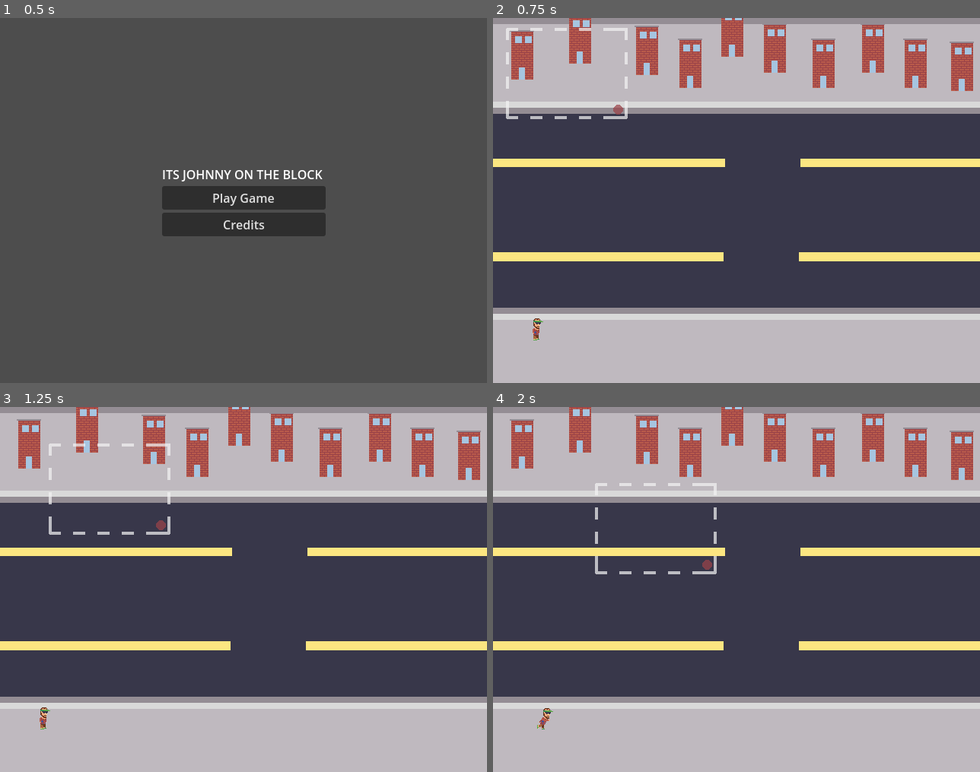
Above: before the commit, frames 1-4 (two rows, left to right).
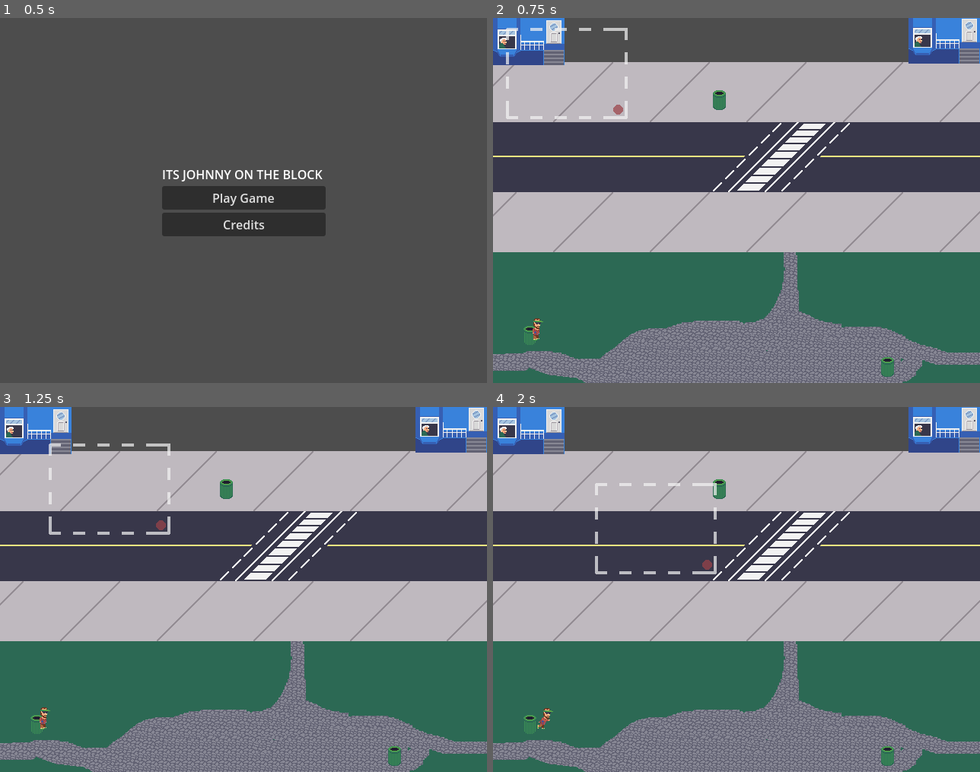
Above: after the commit, the same moments.

Repository: CarsonWebster/Game-of-Gags
Game: Godot game, scene res://Scenes/main_menu.tscn
The game is run twice, just before and just after one commit, with the same random seed, the same clock (stepped at 60 frames per second) and the same inputs.
Inputs:
- Up to frame 1 (0.5 s): no input
- Up to frame 2 (0.75 s): click "Play Game" at 0.5 s
- Up to frame 3 (1.25 s): no input
- Up to frame 4 (2 s): hold D (walk_right) from 1.28 s (still down); tap K (attack2) at 1.35 s

Frame 1 is identical in both runs. In frame 2, 75% of the frame differs, in the area x 0-100%, y 0-100%; in frame 3, 75%; in frame 4, 75%.

Commit message:
Game Background

Diff:
--- a/Scenes/world.tscn
+++ b/Scenes/world.tscn
@@ -1,9 +1,8 @@
-[gd_scene load_steps=10 format=3 uid="uid://crir22q4u68vv"]
+[gd_scene load_steps=9 format=3 uid="uid://crir22q4u68vv"]
 
 [ext_resource type="Script" path="res://Scripts/world.gd" id="1_qxqoa"]
 [ext_resource type="PackedScene" uid="uid://yx8ru4t7xdym" path="res://Scenes/player.tscn" id="1_xncld"]
-[ext_resource type="Texture2D" uid="uid://kca2x1hh2ne6" path="res://Assets/Enviroment/road-sidewalk-test.png" id="2_8regs"]
-[ext_resource type="Texture2D" uid="uid://bbc466b3pl0md" path="res://Assets/Enviroment/horrible-building.png" id="3_lwsj5"]
+[ext_resource type="Texture2D" uid="uid://dywb4ubvd37xh" path="res://Assets/Enviroment/background-test-1.png" id="2_mgf81"]
 [ext_resource type="Script" path="res://Scripts/VictimSpawner.gd" id="5_jkvxr"]
 [ext_resource type="PackedScene" uid="uid://dvb3olf4lg2tn" path="res://Scenes/victim.tscn" id="6_3uc5o"]
 [ext_resource type="Script" path="res://Scenes/MovingCamera.gd" id="7_al342"]
@@ -17,57 +16,10 @@
 metadata/_edit_lock_ = true
 
 [node name="Enviroment" type="Node2D" parent="."]
-position = Vector2(0, 1)
 
-[node name="Road" type="Sprite2D" parent="Enviroment"]
-position = Vector2(330.301, 124.735)
-scale = Vector2(24.7688, 3.92923)
-texture = ExtResource("2_8regs")
-
-[node name="Road2" type="Sprite2D" parent="Enviroment"]
-position = Vector2(329, 380)
-scale = Vector2(24.7688, -4.07077)
-texture = ExtResource("2_8regs")
-
-[node name="Horrible-building" type="Sprite2D" parent="Enviroment"]
-position = Vector2(42, 46)
-texture = ExtResource("3_lwsj5")
-
-[node name="Horrible-building2" type="Sprite2D" parent="Enviroment"]
-position = Vector2(118, 25)
-texture = ExtResource("3_lwsj5")
-
-[node name="Horrible-building3" type="Sprite2D" parent="Enviroment"]
-position = Vector2(206, 40)
-texture = ExtResource("3_lwsj5")
-
-[node name="Horrible-building4" type="Sprite2D" parent="Enviroment"]
-position = Vector2(263, 57)
-texture = ExtResource("3_lwsj5")
-
-[node name="Horrible-building5" type="Sprite2D" parent="Enviroment"]
-position = Vector2(318, 16)
-texture = ExtResource("3_lwsj5")
-
-[node name="Horrible-building6" type="Sprite2D" parent="Enviroment"]
-position = Vector2(374, 37)
-texture = ExtResource("3_lwsj5")
-
-[node name="Horrible-building7" type="Sprite2D" parent="Enviroment"]
-position = Vector2(438, 57)
-texture = ExtResource("3_lwsj5")
-
-[node name="Horrible-building8" type="Sprite2D" parent="Enviroment"]
-position = Vector2(503, 37)
-texture = ExtResource("3_lwsj5")
-
-[node name="Horrible-building9" type="Sprite2D" parent="Enviroment"]
-position = Vector2(559, 57)
-texture = ExtResource("3_lwsj5")
-
-[node name="Horrible-building10" type="Sprite2D" parent="Enviroment"]
-position = Vector2(620, 61)
-texture = ExtResource("3_lwsj5")
+[node name="Sprite2D" type="Sprite2D" parent="Enviroment"]
+position = Vector2(321, 240)
+texture = ExtResource("2_mgf81")
 
 [node name="Camera2D" type="Camera2D" parent="."]
 position = Vector2(321, 240)
Binary file added: Assets/Enviroment/background-test-1.png
Not shown, added: Assets/Enviroment/background-test-1.png.import
